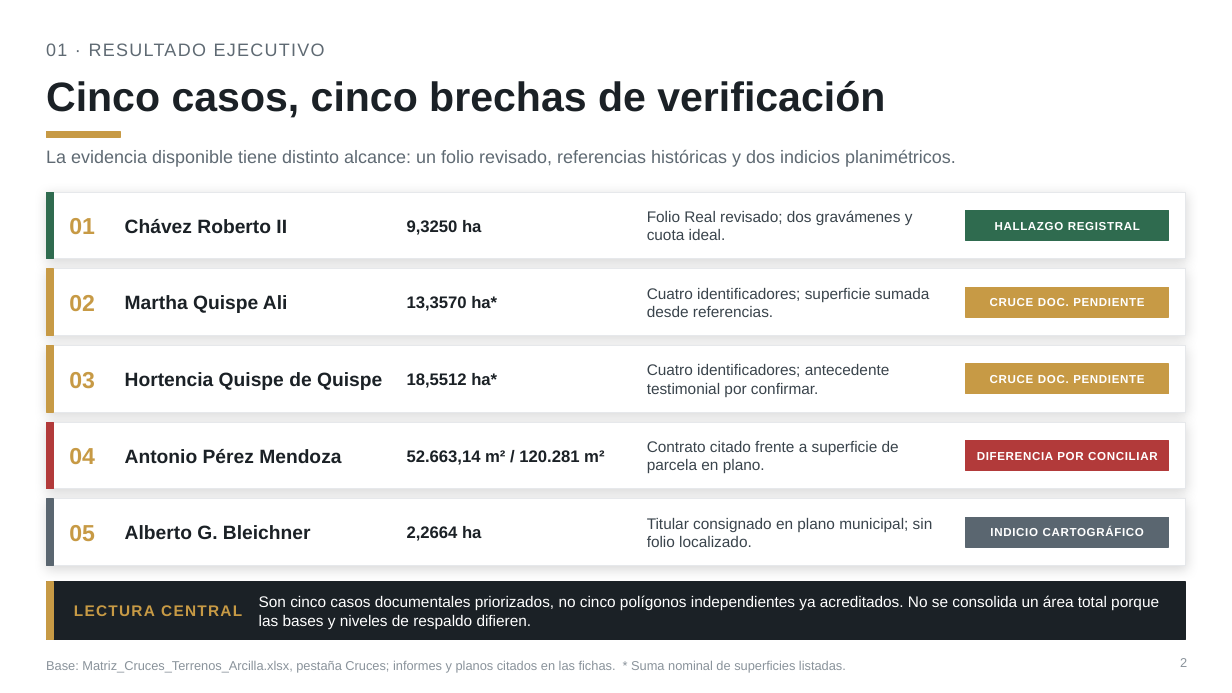
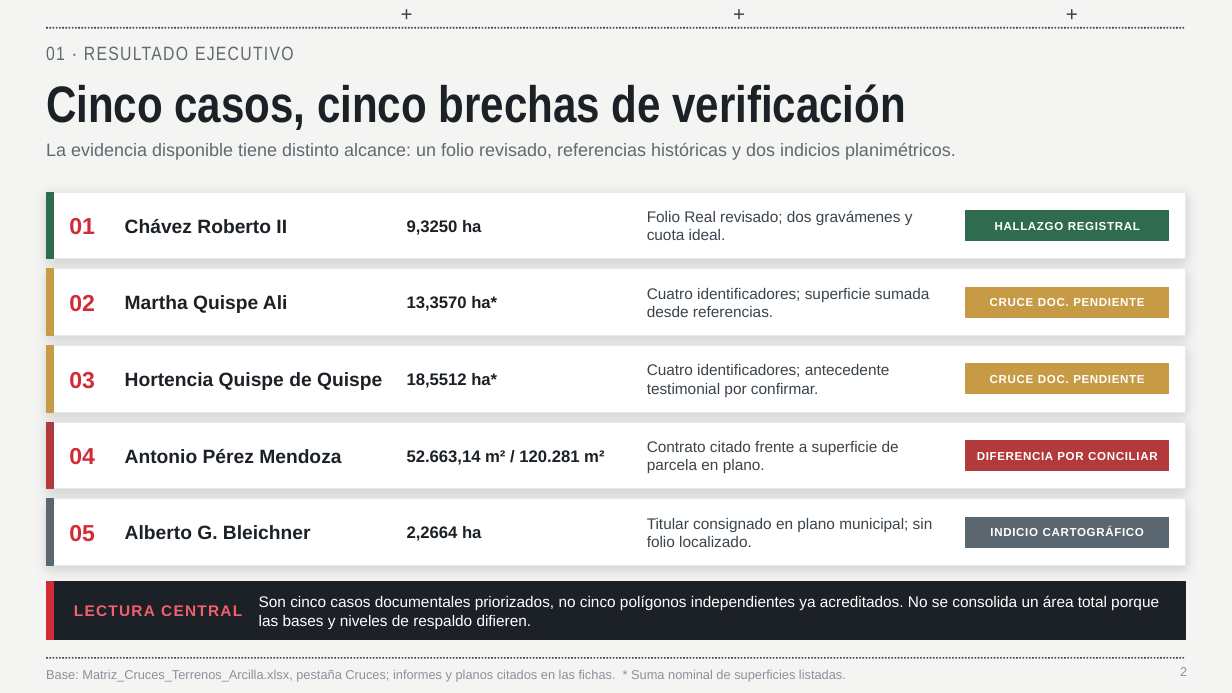
Before and after one commit to hugop1006-cpu/incerpaz-la-gran-obra, a slide deck: slide 2 of Informe_5_Casos_Patrimoniales_Viacha_2026_v2.pptx. Drawn at 1232x693 pixels with LibreOffice and Linux fonts; fonts in the diff are those of the drawing. Boxes give left, top, right and bottom in pixels: in the first picture for what was removed or moved away, otherwise in the second. Text is boxed around its words. In the diff, an @@ line names an element or a change of style, - is before the commit and + after.

```diff
--- a/Informe_5_Casos_Patrimoniales_Viacha_2026_v2.pptx
+++ b/Informe_5_Casos_Patrimoniales_Viacha_2026_v2.pptx
@@ background #FFFFFF to #F4F4F2 @@
@@ line added from (46, 28) to (1186, 28), #3A444C 1.25 pt dashed @@
@@ text added at bbox=[393, 0, 421, 27], 16 pt, text #3A444C @@
++
@@ text added at bbox=[726, 0, 753, 27], 16 pt, text #3A444C @@
++
@@ text added at bbox=[1058, 0, 1086, 27], 16 pt, text #3A444C @@
++
@@ text "01 · RESULTADO EJECUTIVO" at bbox=[46, 46, 294, 60]: size 14 to 15 pt, font Arial to Arial Narrow @@
@@ text "Cinco casos, cinco brechas de ..." at bbox=[46, 84, 906, 130]: size 32 to 40 pt, font Arial to Arial Narrow @@
@@ text "La evidencia disponible tiene distinto ...": place and size @@
-text "La evidencia disponible tiene distinto ..." at bbox=[46, 150, 956, 167]
+text "La evidencia disponible tiene distinto ..." at bbox=[46, 143, 956, 160]
@@ rectangle removed at bbox=[46, 131, 120, 138] @@
@@ text colour #C79A45 to #D12B38 in 5 elements at bbox=[69, 218, 95, 235], bbox=[69, 295, 95, 312], bbox=[69, 372, 95, 389], bbox=[69, 448, 95, 465], bbox=[69, 525, 95, 542] @@
@@ rectangle at bbox=[46, 582, 54, 640]: fill #C79A45 to #D12B38; outline #C79A45 1 pt to #D12B38 1 pt @@
@@ text "LECTURA CENTRAL" at bbox=[74, 605, 242, 616]: text colour #C79A45 to #F2616B @@
@@ line added from (46, 658) to (1186, 658), #3A444C 1.25 pt dashed @@
@@ text "Base: Matriz_Cruces_Terrenos_Arcilla.xlsx, pestaña Cruces; i ...": place and size @@
-text "Base: Matriz_Cruces_Terrenos_Arcilla.xlsx, pestaña Cruces; i ..." at bbox=[46, 661, 846, 673]
+text "Base: Matriz_Cruces_Terrenos_Arcilla.xlsx, pestaña Cruces; i ..." at bbox=[46, 670, 846, 682]
@@ page number: place and size @@
-page number at bbox=[1180, 658, 1187, 667]
+page number at bbox=[1180, 667, 1187, 676]
```
Also in this commit, not shown: 13 other slides changed, 4 slides added.
